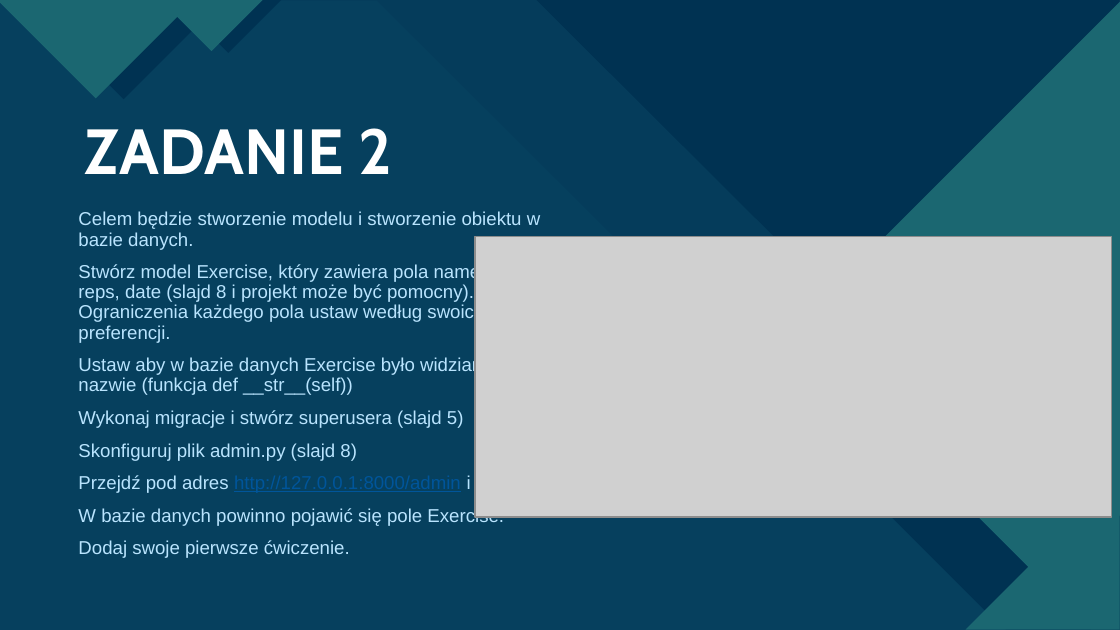
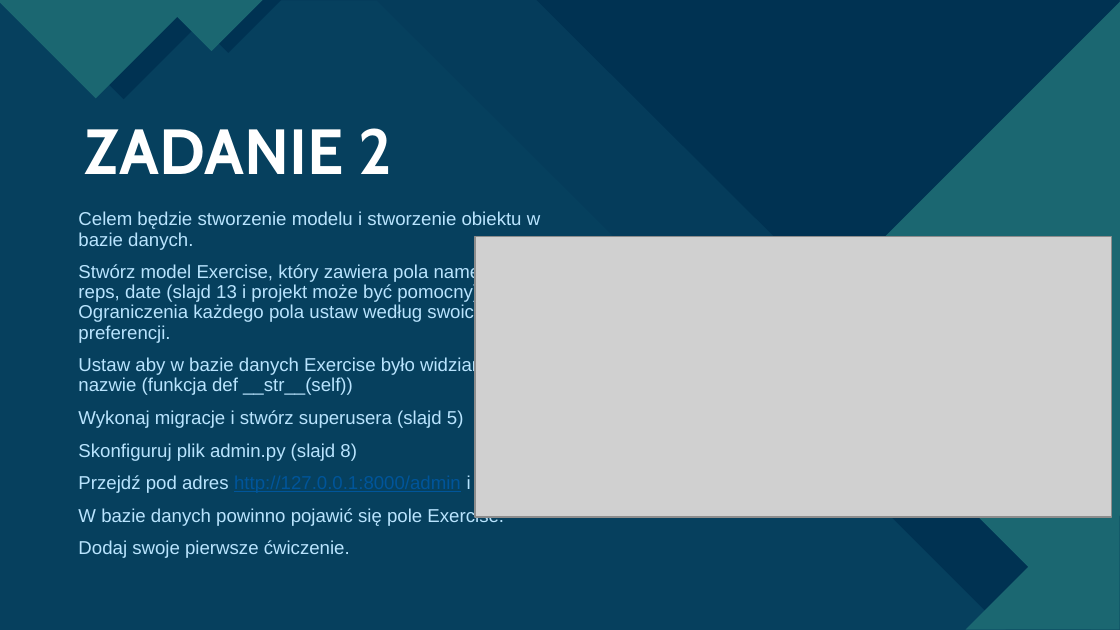
Before and after one commit to kacperzemla/Django-zadania, a slide deck: slide 18 of FitForYou.pptx. Drawn at 1120x630 pixels with LibreOffice and Linux fonts; fonts in the diff are those of the drawing; grey boxes stand for pictures. Boxes give left, top, right and bottom in pixels: in the first picture for what was removed or moved away, otherwise in the second. Text is boxed around its words. In the diff, an @@ line names an element or a change of style, - is before the commit and + after.

```diff
--- a/FitForYou.pptx
+++ b/FitForYou.pptx
@@ text at [78, 264, 486, 343]: text changed @@
-Stwórz model Exercise, który zawiera pola name, weight, reps, date (slajd 8 i projekt może być pomocny). Ograniczenia każdego pola ustaw według swoich preferencji.
+Stwórz model Exercise, który zawiera pola name, weight, reps, date (slajd 13 i projekt może być pomocny). Ograniczenia każdego pola ustaw według swoich preferencji.
```
Also in this commit, not shown: 3 other slides changed.
